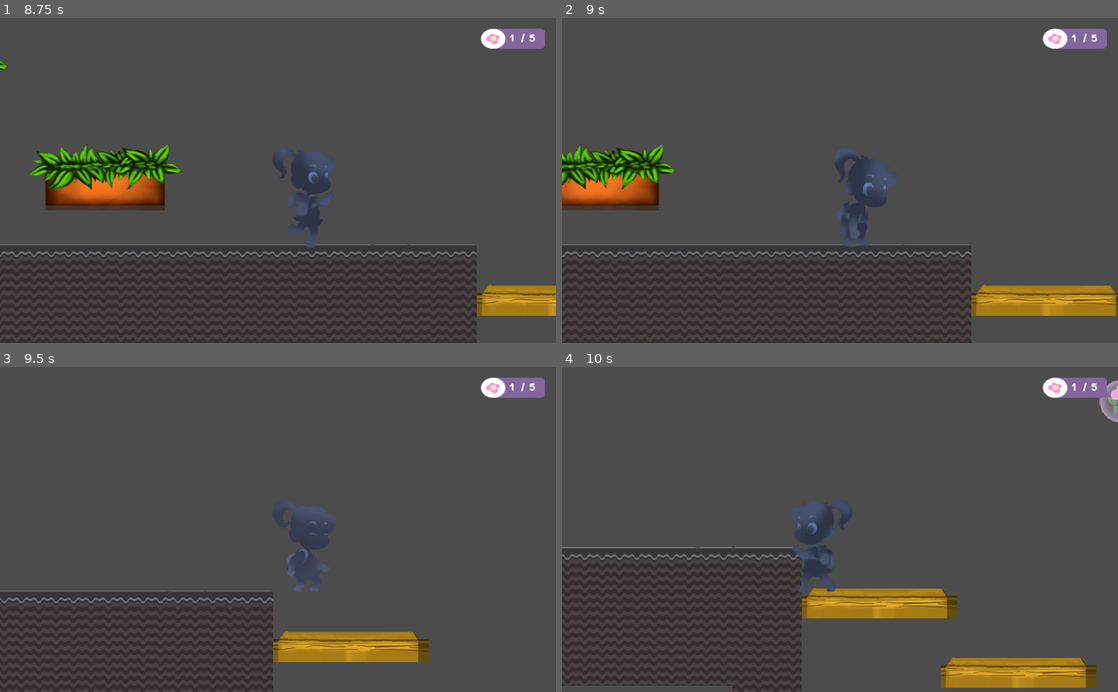
Above: before the commit, frames 1-4 (two rows, left to right).
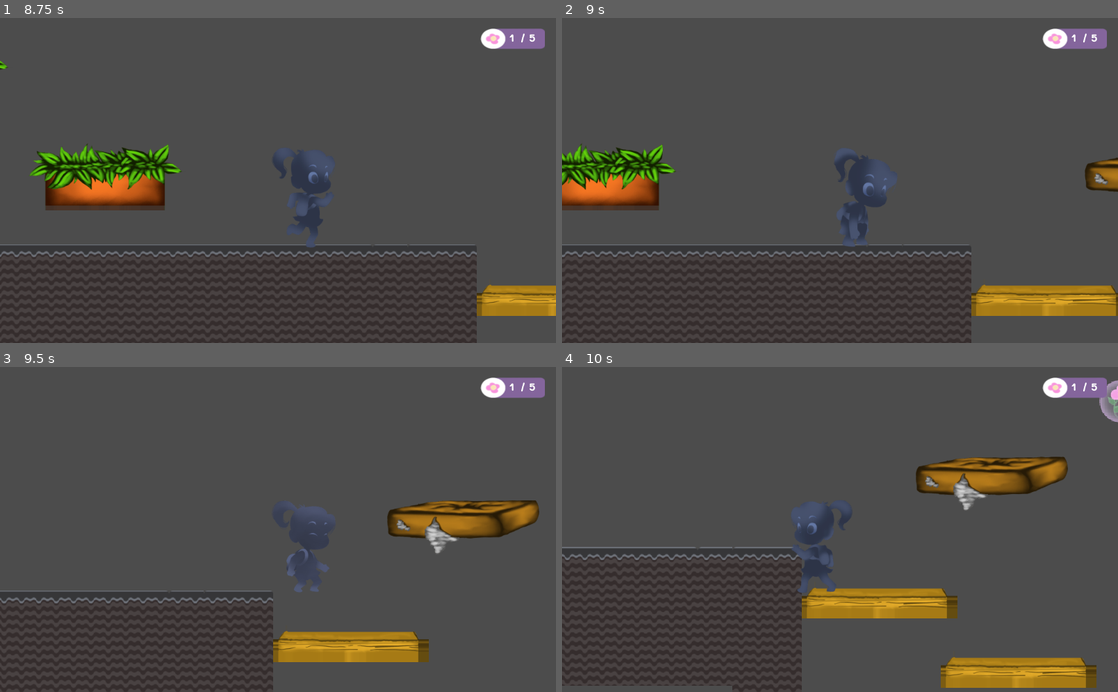
Above: after the commit, the same moments.

Repository: esterfogaca/WGJ2020
Game: Godot game, scene res://scenes/LivingRoom.tscn
The game is run twice, just before and just after one commit, with the same random seed, the same clock (stepped at 60 frames per second) and the same inputs. This scene is started directly instead of the project's main scene.
Inputs:
- Up to frame 1 (8.75 s): tap Enter (ui_accept) at 0.5, 0.77, 1.52, 3.02, 3.77, 4.52, 6.02, 6.77, 7.52 s; hold Right (right) 0.53-2.03 s; hold Left (left) 2.03-2.78 s; hold Right (right) 2.78-4.28 s; hold Left (left) 4.28-5.03 s; hold Right (right) 5.03-5.78 s; hold Left (left) 5.78-7.28 s; hold Right (right) from 7.28 s (still down)
- Up to frame 2 (9 s): keep holding Right (right)
- Up to frame 3 (9.5 s): keep holding Right (right); tap Enter (ui_accept) at 9.02 s
- Up to frame 4 (10 s): release Right (right) at 9.53 s; hold Left (left) from 9.53 s (still down); tap Enter (ui_accept) at 9.77 s

Frame 1 is identical in both runs. In frame 2, 0.5% of the frame differs, in the area x 94-100%, y 42-54%; in frame 3, 2.9%, in the area x 69-97%, y 41-58%; in frame 4, 2.9%.

Commit message:
inicio da plataforma que cai

Diff:
--- a/scenes/LivingRoom.tscn
+++ b/scenes/LivingRoom.tscn
@@ -25,6 +25,7 @@
 [ext_resource path="res://actors/Lava.tscn" type="PackedScene" id=23]
 [ext_resource path="res://assets/tileset/door.png" type="Texture" id=24]
 [ext_resource path="res://door.tscn" type="PackedScene" id=25]
+[ext_resource path="res://scenes/PlataformFalling.tscn" type="PackedScene" id=26]
 
 [sub_resource type="ConvexPolygonShape2D" id=1]
 points = PoolVector2Array( 64, 64, 0, 64, 0, 0, 64, 0 )
@@ -621,6 +622,9 @@
 [node name="Lava" parent="." instance=ExtResource( 23 )]
 position = Vector2( 2524.8, 1722.49 )
 scale = Vector2( 41.8378, 1.57934 )
+
+[node name="KinematicBody2D" parent="." instance=ExtResource( 26 )]
+position = Vector2( 1089.31, 66.5956 )
 [connection signal="score_changed" from="Girl" to="CanvasLayer/Counter" method="_on_Girl_score_changed"]
 [connection signal="picked_flower" from="Flowers/Flower" to="Girl" method="_on_Flower_picked_flower"]
 [connection signal="picked_flower" from="Flowers/Flower5" to="Girl" method="_on_Flower_picked_flower"]
--- /dev/null
+++ b/scenes/PlataformFalling.gd
@@ -0,0 +1,15 @@
+extends KinematicBody2D
+
+func _ready():
+	pass
+
+
+func _on_sensor_body_entered(body):
+	get_node("AnimationPlayer").play("plataform_shaking")
+	pass
+
+
+func _on_sensor_body_exited(body):
+	get_node("AnimationPlayer").stop
+	get_node("Sprite").set_pos(Vector2())
+	pass
--- /dev/null
+++ b/scenes/PlataformFalling.tscn
@@ -0,0 +1,58 @@
+[gd_scene load_steps=6 format=2]
+
+[ext_resource path="res://scenes/PlataformFalling.gd" type="Script" id=1]
+[ext_resource path="res://assets/tileset/broken_square_pillow .png" type="Texture" id=2]
+
+[sub_resource type="RectangleShape2D" id=1]
+extents = Vector2( 126.7, 25.5584 )
+
+[sub_resource type="RectangleShape2D" id=2]
+extents = Vector2( 81.8019, 14.3333 )
+
+[sub_resource type="Animation" id=3]
+resource_name = "plataform_shaking"
+loop = true
+tracks/0/type = "value"
+tracks/0/path = NodePath("Sprite:position")
+tracks/0/interp = 1
+tracks/0/loop_wrap = true
+tracks/0/imported = false
+tracks/0/enabled = true
+tracks/0/keys = {
+"times": PoolRealArray( 0, 0.1, 0.2, 0.3, 0.4 ),
+"transitions": PoolRealArray( 1, 1, 1, 1, 1 ),
+"update": 0,
+"values": [ Vector2( 468.189, 319.534 ), Vector2( 504.189, 319.534 ), Vector2( 458.189, 319.534 ), Vector2( 467.189, 297.534 ), Vector2( 467.189, 324.534 ) ]
+}
+
+[node name="KinematicBody2D" type="KinematicBody2D"]
+collision_layer = 2
+collision/safe_margin = 0.01
+motion/sync_to_physics = true
+script = ExtResource( 1 )
+
+[node name="Sprite" type="Sprite" parent="."]
+position = Vector2( 467.978, 320.59 )
+texture = ExtResource( 2 )
+
+[node name="CollisionShape2D" type="CollisionShape2D" parent="."]
+position = Vector2( 469.189, 305.31 )
+shape = SubResource( 1 )
+one_way_collision = true
+
+[node name="falling_timer" type="Timer" parent="."]
+
+[node name="respawn_timer" type="Timer" parent="."]
+
+[node name="sensor" type="Area2D" parent="."]
+position = Vector2( 469.19, 271.636 )
+
+[node name="CollisionShape2D" type="CollisionShape2D" parent="sensor"]
+light_mask = 99
+position = Vector2( -6.73514, -11.2242 )
+shape = SubResource( 2 )
+
+[node name="AnimationPlayer" type="AnimationPlayer" parent="."]
+anims/plataform_shaking = SubResource( 3 )
+[connection signal="body_entered" from="sensor" to="." method="_on_sensor_body_entered"]
+[connection signal="body_exited" from="sensor" to="." method="_on_sensor_body_exited"]
Not shown: 1 places in scenes/LivingRoom.tscn that only renumber resources
